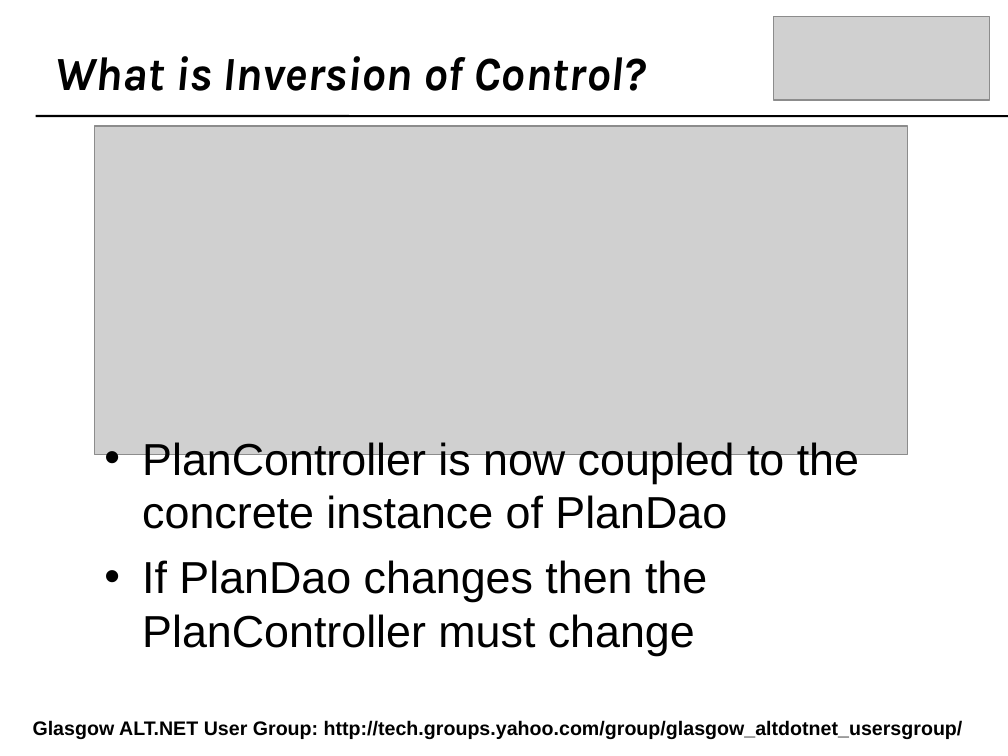
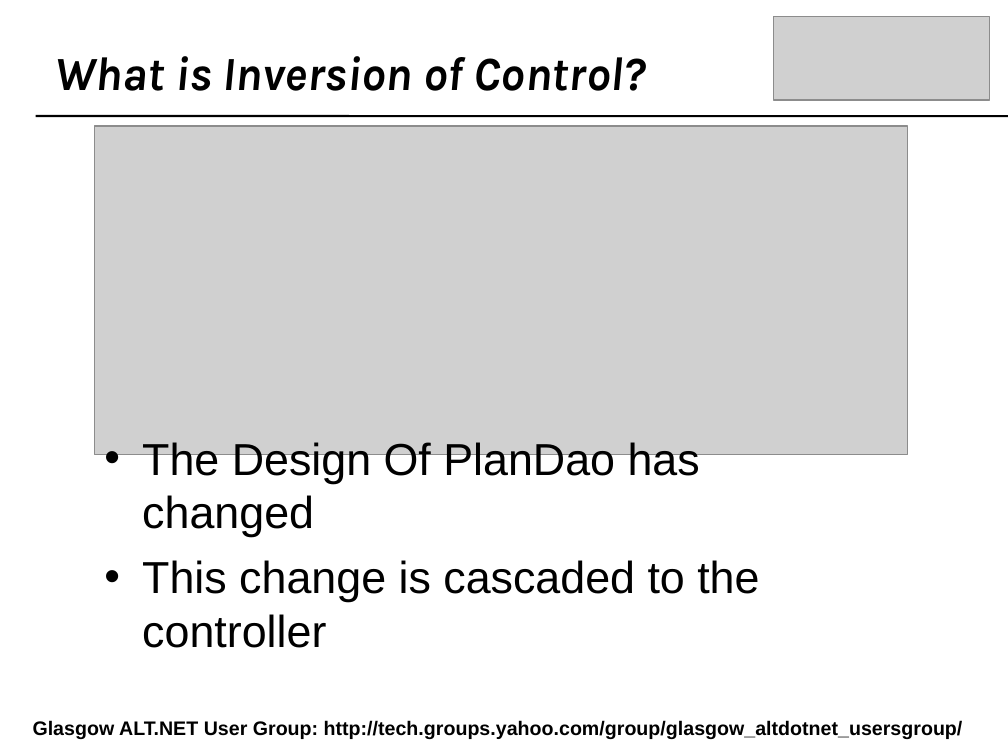
Before and after one commit to craignicol/scotaltdotnet, a slide deck: slide 12 of belfast/IOC-TDD-And Testability.ppt. Drawn at 1008x756 pixels with LibreOffice and Linux fonts; fonts in the diff are those of the drawing; grey boxes stand for pictures; background and template pictures are left out. Boxes give left, top, right and bottom in pixels: in the first picture for what was removed or moved away, otherwise in the second. Text is boxed around its words. In the diff, an @@ line names an element or a change of style, - is before the commit and + after.

```diff
--- a/belfast/IOC-TDD-And Testability.ppt
+++ b/belfast/IOC-TDD-And Testability.ppt
@@ text at box(142, 442, 759, 648): text changed @@
-• PlanController is now coupled to the concrete instance of PlanDao
-• If PlanDao changes then the PlanController must change
+• The Design Of PlanDao has changed
+• This change is cascaded to the controller
```
Also in this commit, not shown: 3 other slides changed, 4 slides removed, 3 other files.
